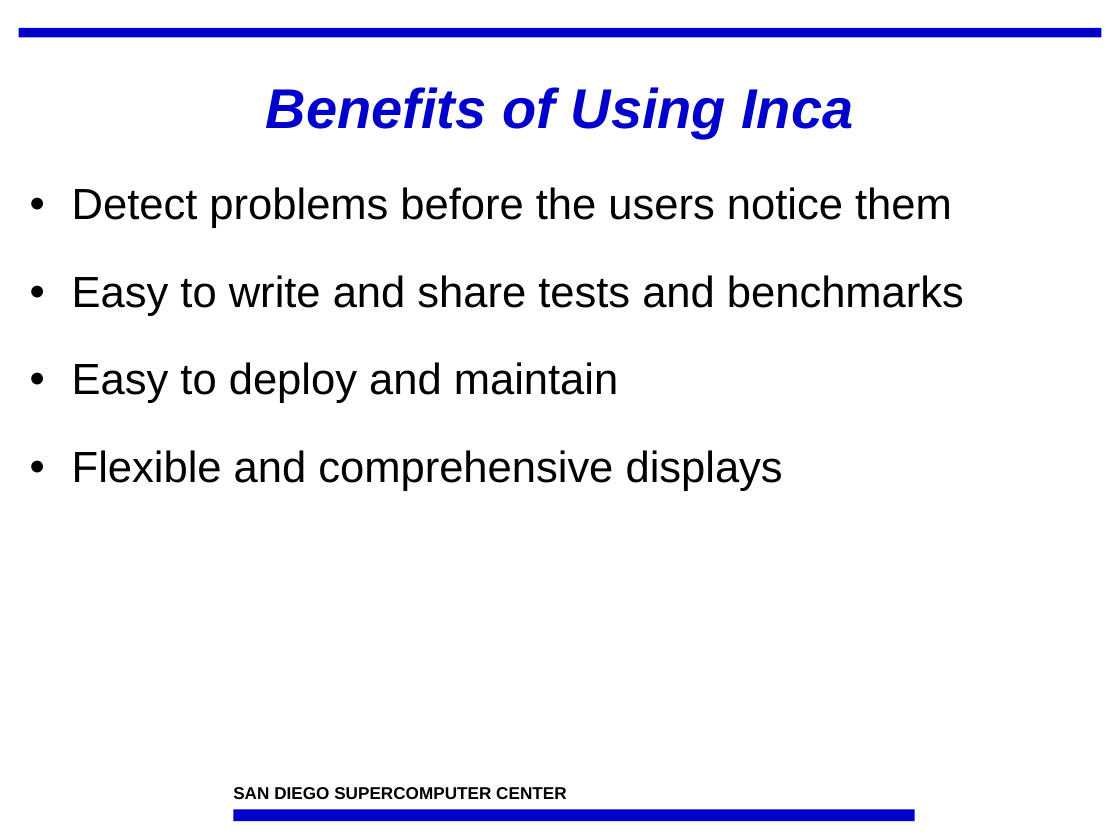
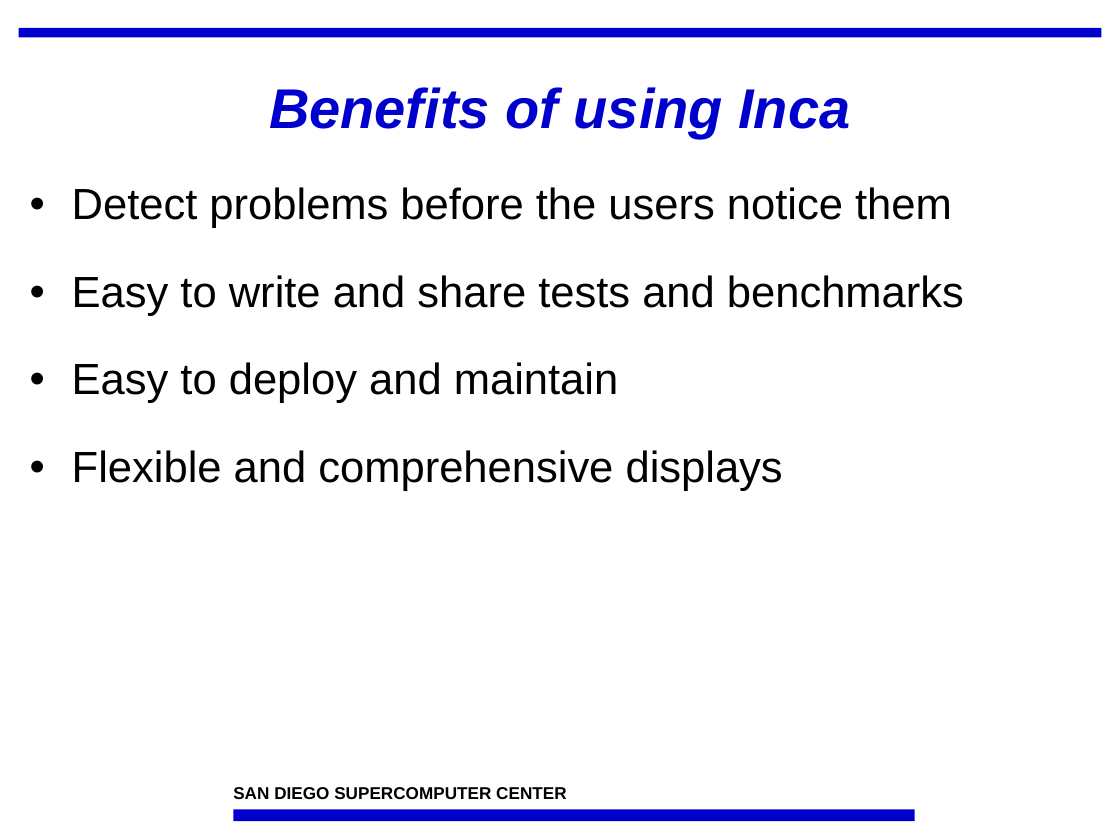
Before and after one commit to IncaProject/inca-xsede, a slide deck: slide 16 of talks/sc07/inca-sc07.ppt. Drawn at 1120x840 pixels with LibreOffice and Linux fonts; fonts in the diff are those of the drawing; background and template pictures are left out. Boxes give left, top, right and bottom in pixels: in the first picture for what was removed or moved away, otherwise in the second. Text is boxed around its words. In the diff, an @@ line names an element or a change of style, - is before the commit and + after.

```diff
--- a/talks/sc07/inca-sc07.ppt
+++ b/talks/sc07/inca-sc07.ppt
@@ title at (269, 87, 850, 138): text changed @@
-Benefits of Using Inca
+Benefits of using Inca
```
Also in this commit, not shown: 12 other slides changed.
